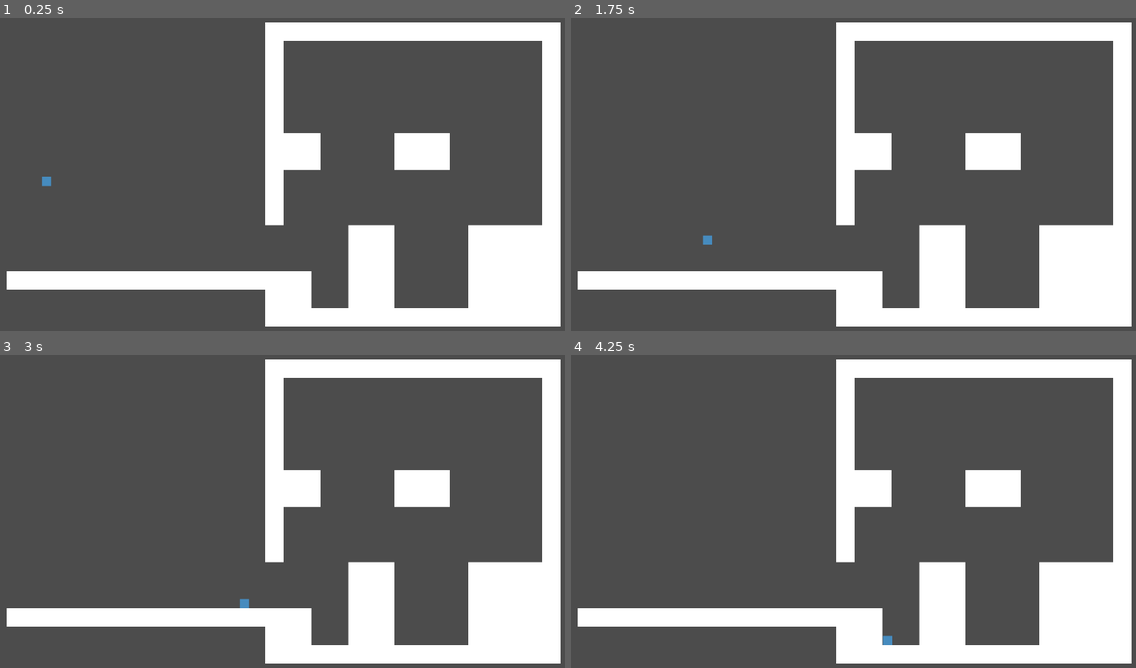
Above: before the commit, frames 1-4 (two rows, left to right).
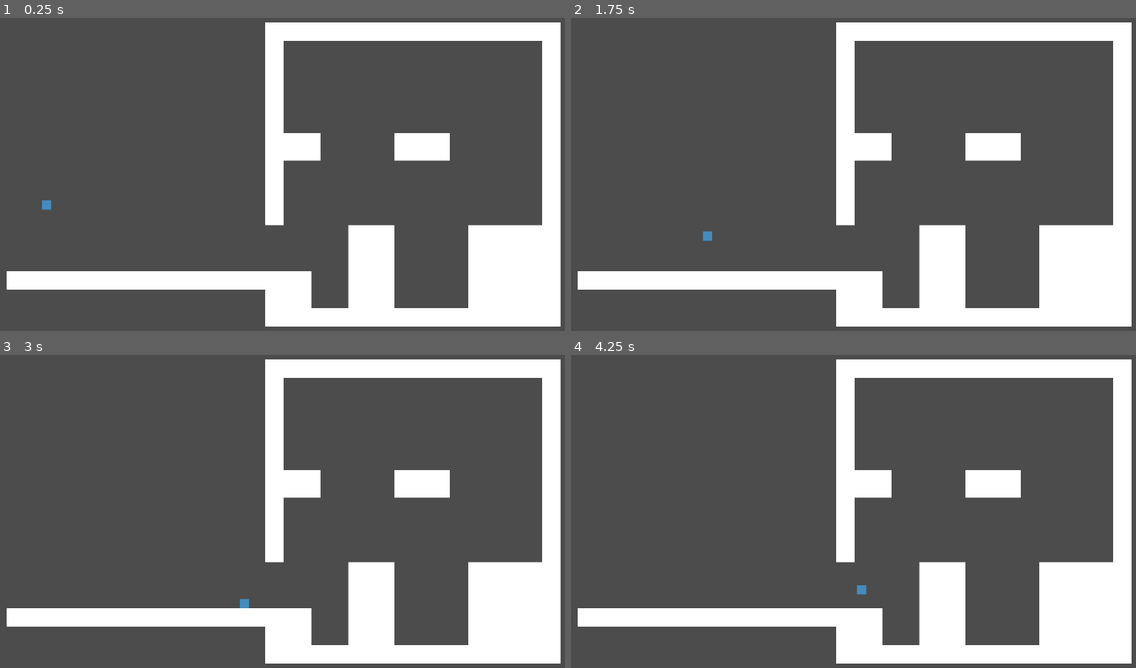
Above: after the commit, the same moments.

Repository: OsakiTsukiko/Platformer2D
Game: Godot game, scene res://Level.tscn
Same seed, same stepped clock (60 frames per second), same inputs: the game is played once before the commit and once after it.
Inputs:
- Up to frame 1 (0.25 s): no input
- Up to frame 2 (1.75 s): tap Enter at 0.5 s; hold Right (right) 0.53-1.28 s; tap C (jump) at 0.77, 1.52 s; hold Down (down) from 1.28 s (still down)
- Up to frame 3 (3 s): release Down (down) at 2.03 s; hold Right (right) from 2.03 s (still down)
- Up to frame 4 (4.25 s): tap C (jump) at 3.02, 3.77 s; release Right (right) at 3.53 s; hold Left (left) from 3.53 s (still down)

The runs differ from the first frame. In frame 1, 0.6% of the frame differs, in the area x 7-80%, y 45-62%; in frame 2, 0.5%; in frame 3, 0.5%; in frame 4, 0.6%, in the area x 50-80%, y 45-93%.

Commit message:
tweak settings

Diff:
--- a/Level.tscn
+++ b/Level.tscn
@@ -41,7 +41,7 @@
 [node name="TileMap" type="TileMap" parent="."]
 tile_set = SubResource( 2 )
 format = 1
-tile_data = PoolIntArray( -720882, 0, 0, -720881, 0, 0, -720 …(2068 unchanged characters)… , 0, 0, 262158, 0, 0, 262159, 0, 0, 262160, 0, 0, 262161, 0, 0, 262162, 0, 0, 262163, 0, 0, 262172, 0, 0, 262173, 0, 0, 262174, 0, 0, 262175, 0, 0, 262176, 0, 0, 262177, 0, 0, 262188, 0, 0, 262189, 0, 0, 327694, 0, 0, 32 …(4370 unchanged characters)…
+tile_data = PoolIntArray( -720882, 0, 0, -720881, 0, 0, -720 …(2068 unchanged characters)… , 0, 0, 262158, 0, 0, 262159, 0, 0, 262188, 0, 0, 262189, 0, 0, 327694, 0, 0, 32 …(4370 unchanged characters)…
 
 [node name="Player" parent="." instance=ExtResource( 2 )]
 position = Vector2( -623, 282 )
--- a/Player.gd
+++ b/Player.gd
@@ -4,12 +4,12 @@
 onready var ground_rc_2 = $RC2
 
 # PSEUDO CONSTANTS
-export var GRAVITY_VEC: Vector2 = Vector2(0.0, 5000.0)
-export var MAX_SPEED: Vector2 = Vector2(50000.0, 120000.0)
+export var GRAVITY_VEC: Vector2 = Vector2(0.0, 10000.0)
+export var MAX_SPEED: Vector2 = Vector2(50000.0, 175000.0)
 export var ACCELERATION: Vector2 = Vector2(7000.0, 0.0)
 export var FRICTION: Vector2 = Vector2(7000.0, 0.0)
 export var FLOOR_NORMAL: Vector2 = Vector2.UP # NOT A CONSTANT BUT EH
-export var MAX_FALL_SPEED: float = 900
+export var MAX_FALL_SPEED: float = 2000
 # ^ this might be useful for weird gravity stuff
 export var COYOTE_TIME: float = 0.1
 export var AIR_JUMP_TIME: float = 0.1
